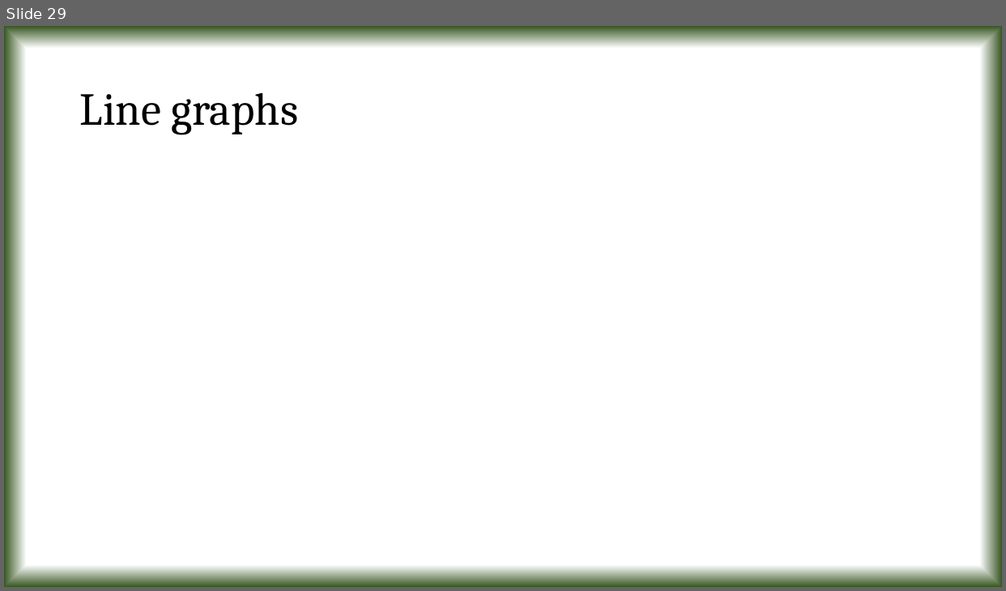
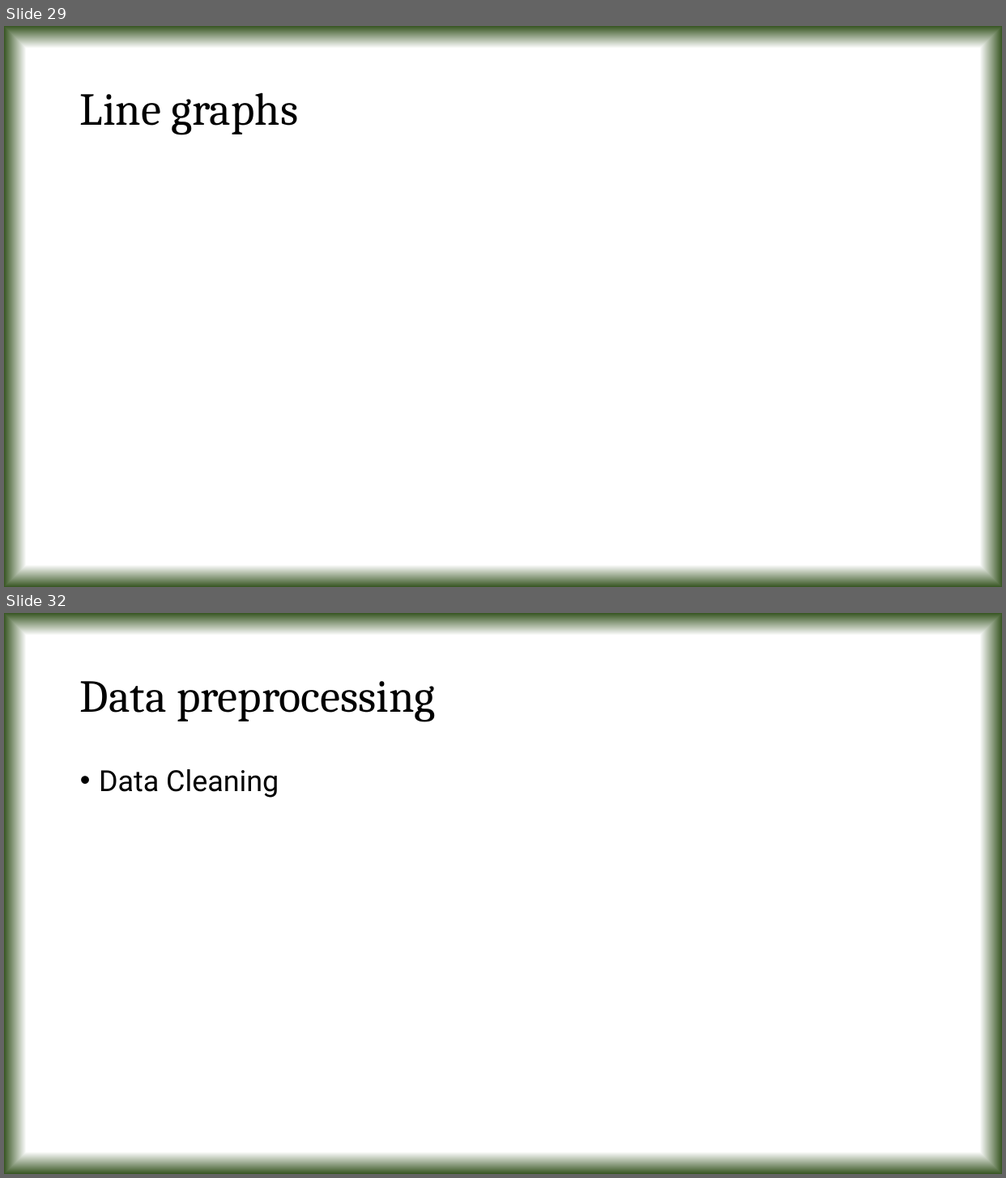
Before and after one commit to tanmoyie/Applied-Statistics, a slide deck: Python Projects & Dataset on Applied Statistics/Presentation on Python projects in Applied Statistics.pptx. Shown one above the other, each under a label of ours: slide 29 before the commit, slides 29 and 32 after it; the slides between them are not shown. The pictures are 1006x591 and 1006x1178 pixels, drawn with LibreOffice and Linux fonts; fonts in the diff are those of the drawing; grey boxes stand for pictures. Boxes give left, top, right and bottom in pixels: in the first picture for what was removed or moved away, otherwise in the second. Text is boxed around its words. In the diff, an @@ line names an element or a change of style, - is before the commit and + after.

```diff
--- a/Python Projects & Dataset on Applied Statistics/Presentation on Python projects in Applied Statistics.pptx
+++ b/Python Projects & Dataset on Applied Statistics/Presentation on Python projects in Applied Statistics.pptx
@@ slide 32 added at box(4, 613, 1002, 1174), background gradient #FFFFFF to #385723 @@
@@ title added at box(80, 681, 436, 722), 44 pt, text #000000 @@
+Data preprocessing
@@ text added at box(99, 769, 279, 798), 28 pt, text #000000 @@
+• Data Cleaning
```
Also in this commit, not shown: 5 other slides added, 3 other files.
